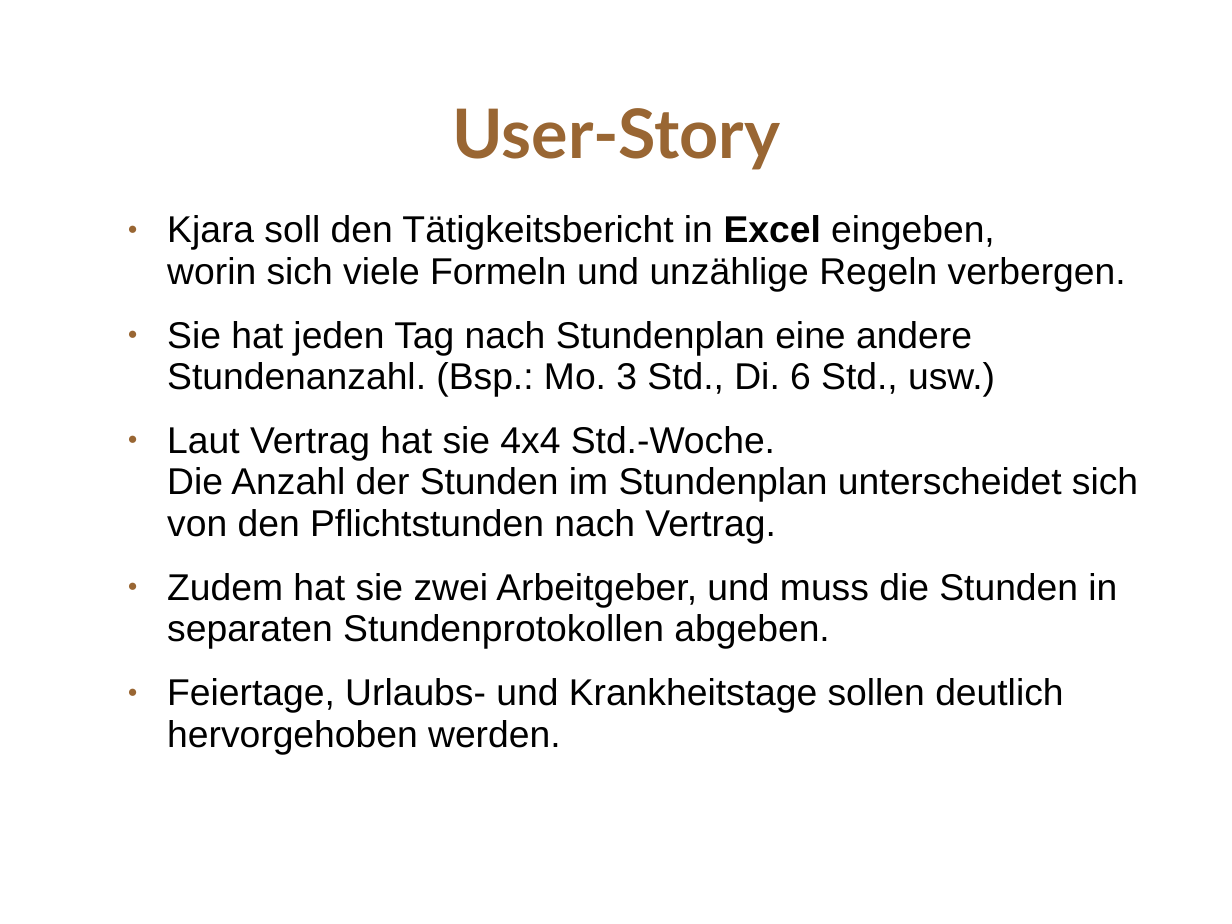
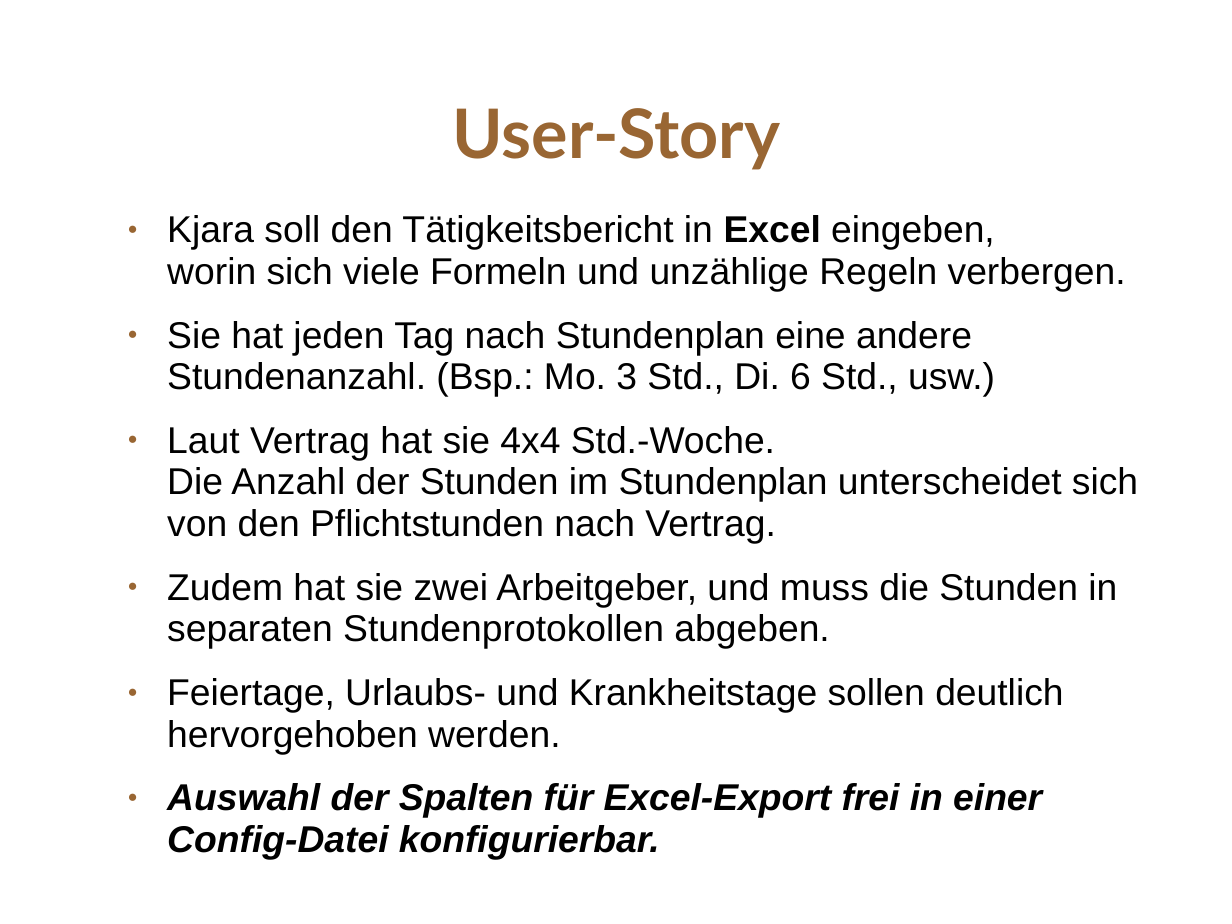
Before and after one commit to cjbrockmann/Taetigkeitsbericht, a slide deck: slide 2 of Praesentation.ppt. Drawn at 1232x924 pixels with LibreOffice and Linux fonts; fonts in the diff are those of the drawing; background and template pictures are left out. Boxes give left, top, right and bottom in pixels: in the first picture for what was removed or moved away, otherwise in the second. Text is boxed around its words. In the diff, an @@ line names an element or a change of style, - is before the commit and + after.

```diff
--- a/Praesentation.ppt
+++ b/Praesentation.ppt
@@ text at (167, 783, 1042, 860): paragraph added @@
+● Auswahl der Spalten für Excel-Export frei in einer
+  Config-Datei konfigurierbar.
```
Also in this commit, not shown: 1 other file.
